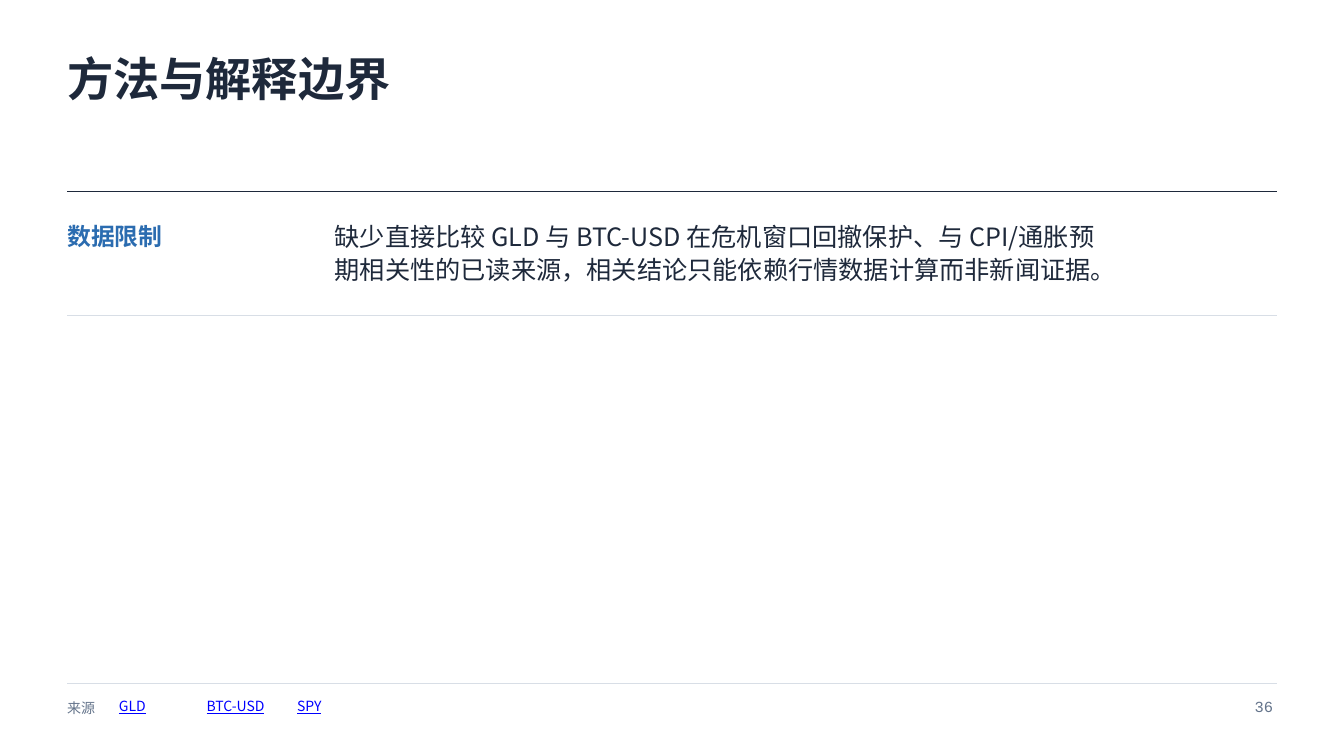
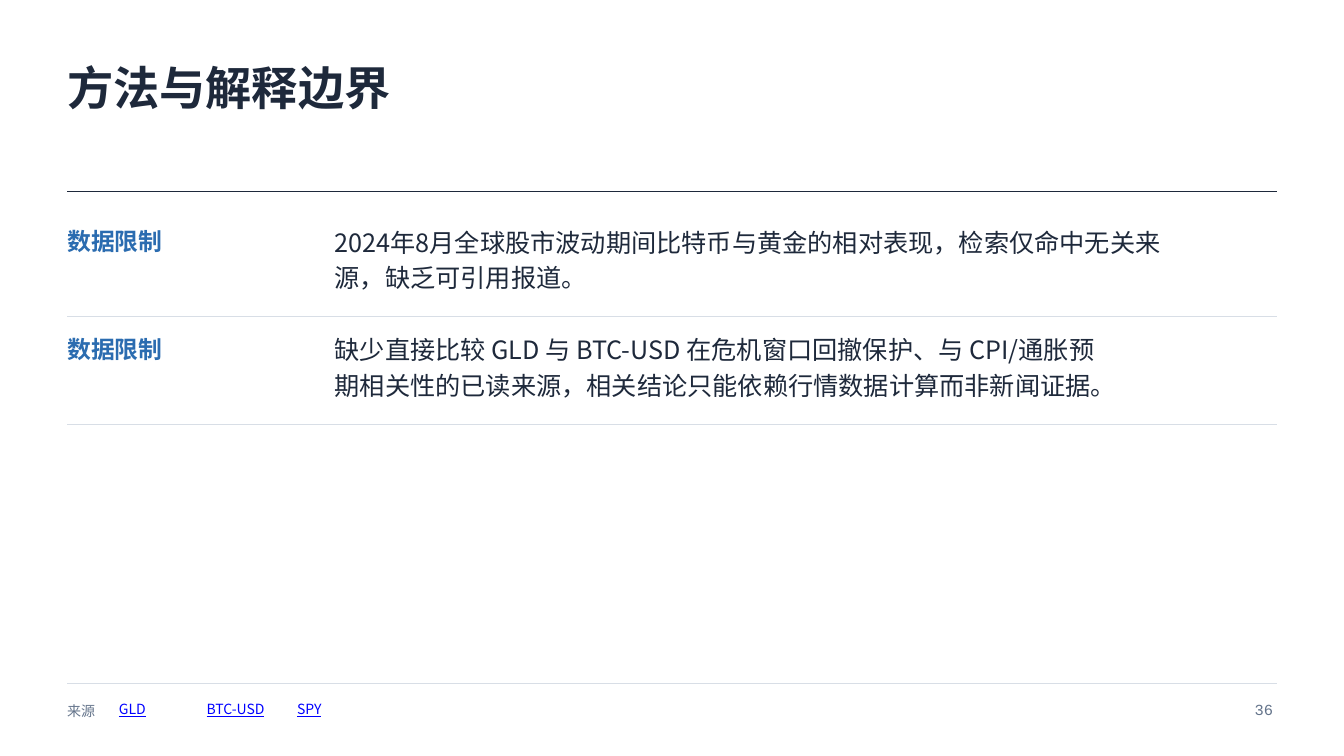
Before and after one commit to coetzeexu/evidence-research-agent, a slide deck: slide 36 of samples/gold-bitcoin/artifacts/report.pptx. Drawn at 1344x756 pixels with LibreOffice and Linux fonts; fonts in the diff are those of the drawing. Boxes give left, top, right and bottom in pixels: in the first picture for what was removed or moved away, otherwise in the second. Text is boxed around its words. In the diff, an @@ line names an element or a change of style, - is before the commit and + after.

Commit message:
fix: align slide columns and bound text layout

```diff
--- a/samples/gold-bitcoin/artifacts/report.pptx
+++ b/samples/gold-bitcoin/artifacts/report.pptx
@@ text "方法与解释边界" at (x1=67, y1=65, x2=390, y2=110): line spacing 1 to 46.2pt; less space between paragraphs @@
@@ text "数据限制" at (x1=67, y1=230, x2=162, y2=252): line spacing 1 to 23.8pt; less space between paragraphs @@
@@ text added at (x1=335, y1=230, x2=1161, y2=290), 18 pt, text #1E293B @@
+2024年8月全球股市波动期间比特币与黄金的相对表现，检索仅命中无关来
+源，缺乏可引用报道。
@@ text added at (x1=67, y1=338, x2=162, y2=360), 17 pt, text #2B6CB0, bold @@
+数据限制
@@ text "缺少直接比较 GLD 与 BTC-USD 在危机窗口回撤保护、与 ..." moved from (x1=335, y1=224, x2=1116, y2=282) to (x1=335, y1=337, x2=1116, y2=398) @@
@@ text "缺少直接比较 GLD 与 BTC-USD 在危机窗口回撤保护、与 ..." at (x1=335, y1=337, x2=1116, y2=398): line spacing 1 to 25.2pt; less space between paragraphs @@
@@ line added from (68, 424) to (1277, 424), #D8DEE6 0.7 pt @@
@@ line spacing 1 to 14pt; less space between paragraphs in 4 elements at (x1=67, y1=704, x2=95, y2=717), (x1=119, y1=703, x2=146, y2=717), (x1=207, y1=703, x2=265, y2=717), (x1=297, y1=703, x2=321, y2=717) @@
@@ text "36" at (x1=1255, y1=704, x2=1273, y2=715): line spacing 1 to 15.4pt; less space between paragraphs @@
```
Also in this commit, not shown: 38 other slides changed, 9 other files.
